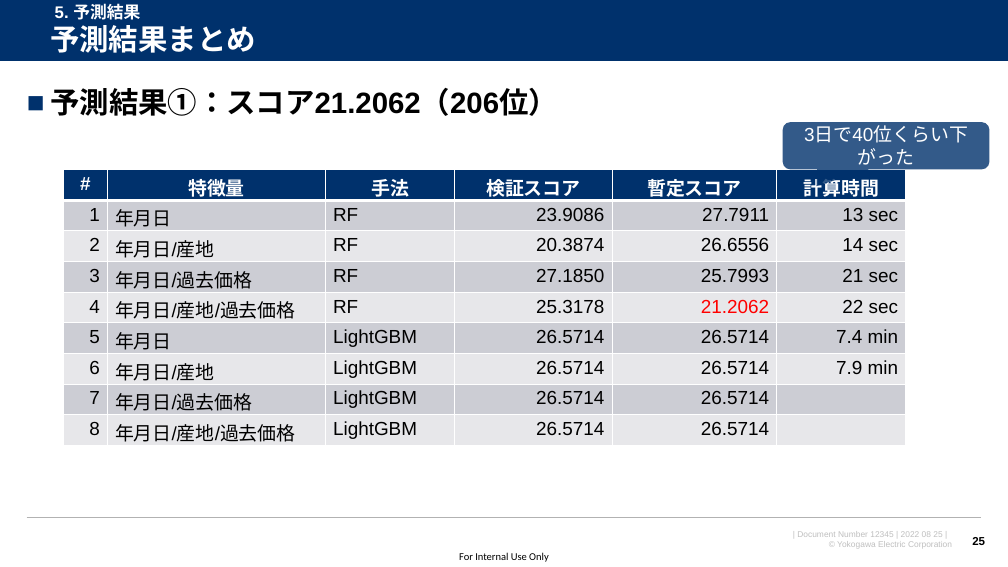
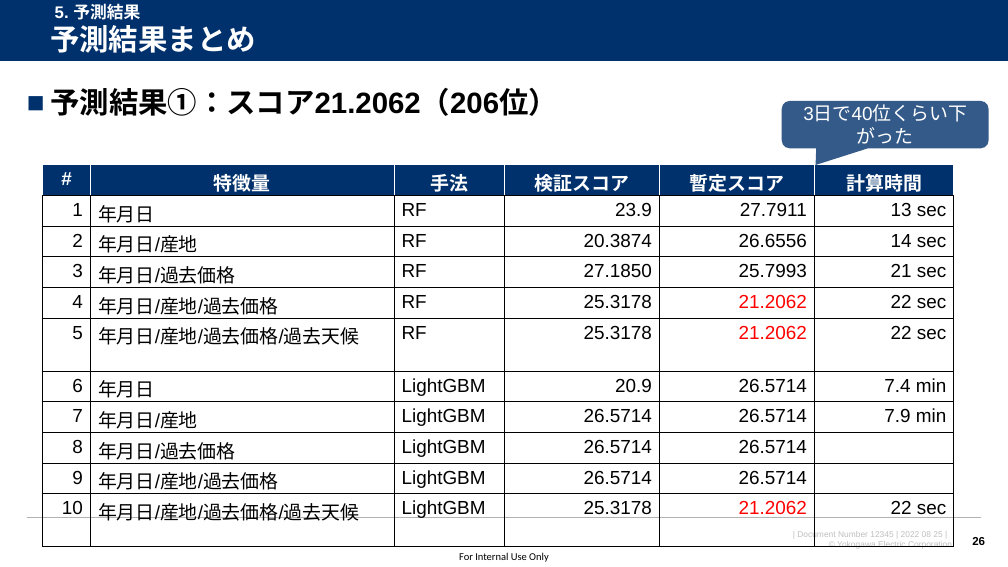
Before and after one commit to watarukumagai-git/opt, a slide deck: slide 26 of MMW/20220825_MMW_kumagai_rev.0.pptx (slide 25 before the commit). Drawn at 1008x567 pixels with LibreOffice and Linux fonts; fonts in the diff are those of the drawing; background and template pictures are left out. Boxes give left, top, right and bottom in pixels: in the first picture for what was removed or moved away, otherwise in the second. Text is boxed around its words. In the diff, an @@ line names an element or a change of style, - is before the commit and + after.

```diff
--- a/MMW/20220825_MMW_kumagai_rev.0.pptx
+++ b/MMW/20220825_MMW_kumagai_rev.0.pptx
@@ rounded speech box "3日で40位くらい下がった": place and size @@
-rounded speech box "3日で40位くらい下がった" at box(783, 122, 990, 169)
+rounded speech box "3日で40位くらい下がった" at box(782, 101, 989, 149)
@@ table at box(43, 165, 954, 525) @@
-row 2, column 4: 23.9086
+row 2, column 4: 23.9
-row 6: 5 | 年月日 | LightGBM | 26.5714 | 26.5714 | 7.4 min
-row 7: 6 | 年月日/産地 | LightGBM | 26.5714 | 26.5714 | 7.9 min
-row 8: 7 | 年月日/過去価格 | LightGBM | 26.5714 | 26.5714 | 
-row 9: 8 | 年月日/産地/過去価格 | LightGBM | 26.5714 | 26.5714 | 
+row 6: 5 | 年月日/産地/過去価格/過去天候 | RF | 25.3178 | 21.2062 | 22 sec
+row 7: 6 | 年月日 | LightGBM | 20.9 | 26.5714 | 7.4 min
+row 8: 7 | 年月日/産地 | LightGBM | 26.5714 | 26.5714 | 7.9 min
+row 9: 8 | 年月日/過去価格 | LightGBM | 26.5714 | 26.5714 | 
+row 10: 9 | 年月日/産地/過去価格 | LightGBM | 26.5714 | 26.5714 | 
+row 11: 10 | 年月日/産地/過去価格/過去天候 | LightGBM | 25.3178 | 21.2062 | 22 sec
@@ table: place and size @@
-table at box(64, 169, 905, 446)
+table at box(43, 165, 954, 525)
```
Also in this commit, not shown: 10 other slides changed, 5 slides added, 4 slides removed.
